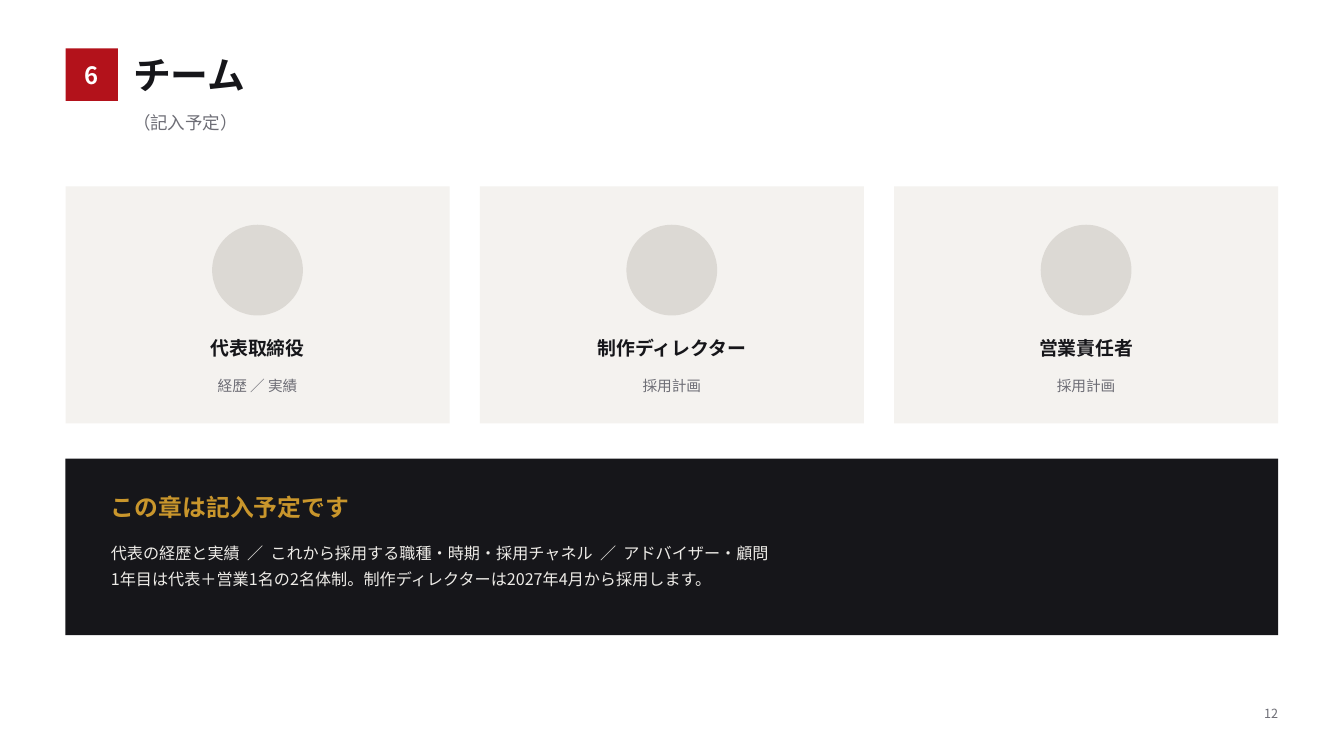
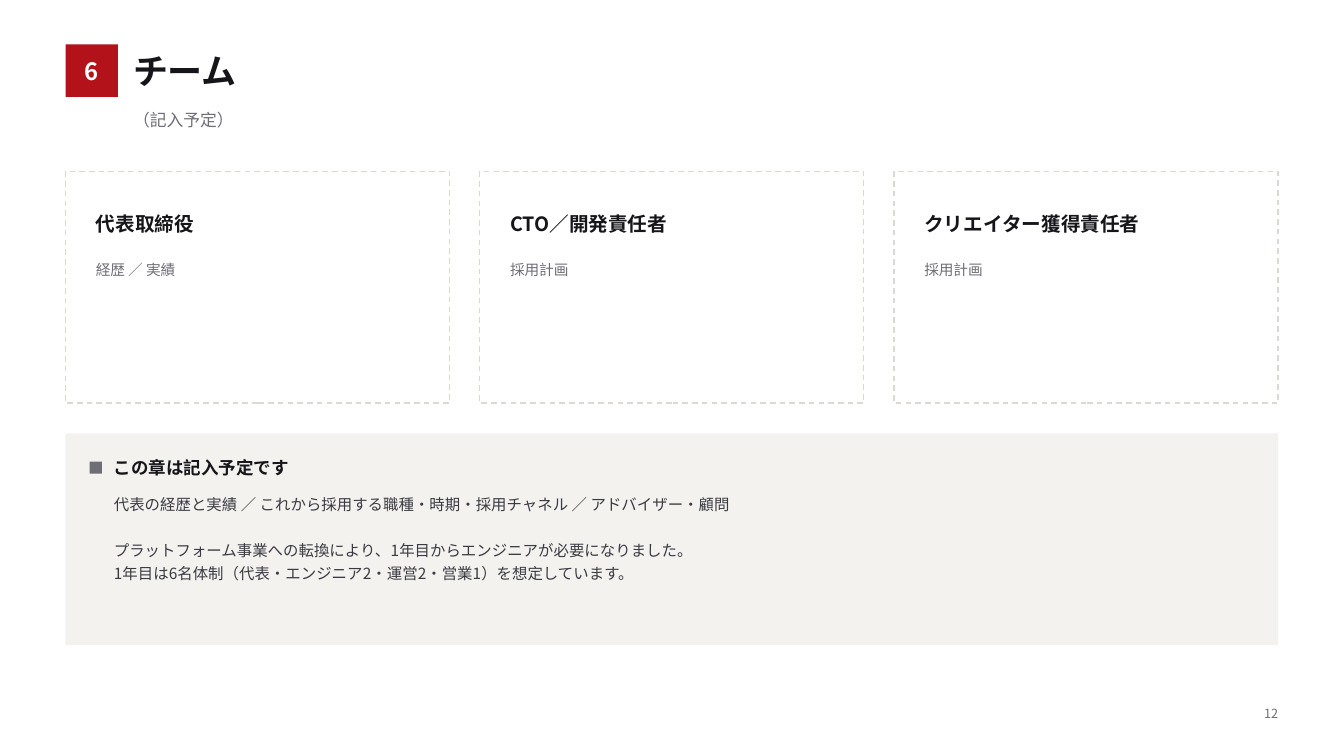
Before and after one commit to bpn333333/test, a slide deck: slide 13 of 投資家向け企画書.pptx. Drawn at 1344x756 pixels with LibreOffice and Linux fonts; fonts in the diff are those of the drawing. Boxes give left, top, right and bottom in pixels: in the first picture for what was removed or moved away, otherwise in the second. Text is boxed around its words. In the diff, an @@ line names an element or a change of style, - is before the commit and + after.

```diff
--- a/投資家向け企画書.pptx
+++ b/投資家向け企画書.pptx
@@ text "6": place and size @@
-text "6" at (85, 66, 99, 85)
+text "6" at (85, 62, 99, 81)
@@ rectangle: place and size @@
-rectangle at (66, 48, 118, 101)
+rectangle at (66, 44, 118, 97)
@@ text "チーム" at (133, 56, 237, 86): size 27 to 25 pt @@
@@ text "（記入予定）" at (133, 112, 234, 128): size 12.5 to 12 pt @@
@@ rectangle: place and size @@
-rectangle at (66, 187, 450, 423)
+rectangle at (66, 171, 450, 403)
@@ rectangle: place and size @@
-rectangle at (480, 187, 864, 423)
+rectangle at (480, 171, 864, 403)
@@ fill #F4F2EF to #FFFFFF; outline none to #DCD9D4 1 pt dashed in 3 elements at (66, 171, 450, 403), (480, 171, 864, 403), (894, 171, 1278, 403) @@
@@ rectangle: place and size @@
-rectangle at (894, 187, 1278, 423)
+rectangle at (894, 171, 1278, 403)
@@ text "代表取締役": place and size @@
-text "代表取締役" at (210, 339, 304, 357)
+text "代表取締役" at (96, 214, 194, 233)
@@ text "代表取締役" at (96, 214, 194, 233): size 13.5 to 14 pt; alignment centre to left @@
@@ ellipse removed at (212, 225, 302, 316) @@
@@ text added at (510, 214, 667, 233), 14 pt, text #16161A, bold @@
+CTO／開発責任者
@@ ellipse removed at (626, 225, 717, 316) @@
@@ text added at (924, 214, 1139, 233), 14 pt, text #16161A, bold @@
+クリエイター獲得責任者
@@ ellipse removed at (1041, 225, 1131, 316) @@
@@ text "経歴 ／ 実績": place and size @@
-text "経歴 ／ 実績" at (218, 379, 297, 392)
+text "経歴 ／ 実績" at (96, 263, 175, 276)
@@ text "採用計画": place and size @@
-text "採用計画" at (643, 378, 701, 392)
+text "採用計画" at (510, 263, 568, 276)
@@ alignment centre to left in 3 elements at (96, 263, 175, 276), (510, 263, 568, 276), (924, 263, 982, 276) @@
@@ text "採用計画": place and size @@
-text "採用計画" at (1057, 379, 1115, 392)
+text "採用計画" at (924, 263, 982, 276)
@@ text removed at (598, 339, 746, 357) @@
-制作ディレクター
@@ text removed at (1039, 339, 1133, 357) @@
-営業責任者
@@ rectangle: place and size @@
-rectangle at (66, 459, 1278, 635)
+rectangle at (66, 434, 1278, 645)
@@ rectangle at (66, 434, 1278, 645): fill #16161A to #F4F2EF @@
@@ rectangle added at (90, 462, 102, 474), fill #6E6E76 @@
@@ text "この章は記入予定です": place and size @@
-text "この章は記入予定です" at (111, 495, 349, 518)
+text "この章は記入予定です" at (114, 459, 289, 476)
@@ text "この章は記入予定です" at (114, 459, 289, 476): size 17 to 12.5 pt, text colour #C9962C to #16161A @@
@@ text at (114, 497, 730, 512): size 11.5 to 11 pt, text colour #EDEBE7 to #3A3A42 in "代表の経歴と実績 ／ これから採用する職種・時期・採用チャネル ／ アドバイザー・顧問"; line spacing 1.35 to 1.26 @@
@@ text "代表の経歴と実績 ／ これから採用する職種・時期・採用チャネル ／ アドバイザー・顧問": place and size @@
-text "代表の経歴と実績 ／ これから採用する職種・時期・採用チャネル ／ アドバイザー・顧問" at (111, 545, 768, 587)
+text "代表の経歴と実績 ／ これから採用する職種・時期・採用チャネル ／ アドバイザー・顧問" at (114, 497, 730, 581)
@@ text at (114, 543, 693, 581): text changed; size 11.5 to 11 pt; text colour #EDEBE7 to #3A3A42 @@
-1年目は代表＋営業1名の2名体制。制作ディレクターは2027年4月から採用します。
+プラットフォーム事業への転換により、1年目からエンジニアが必要になりました。
+1年目は6名体制（代表・エンジニア2・運営2・営業1）を想定しています。
```
Also in this commit, not shown: 9 other slides changed, 10 slides added, 9 slides removed, 20 other files.
